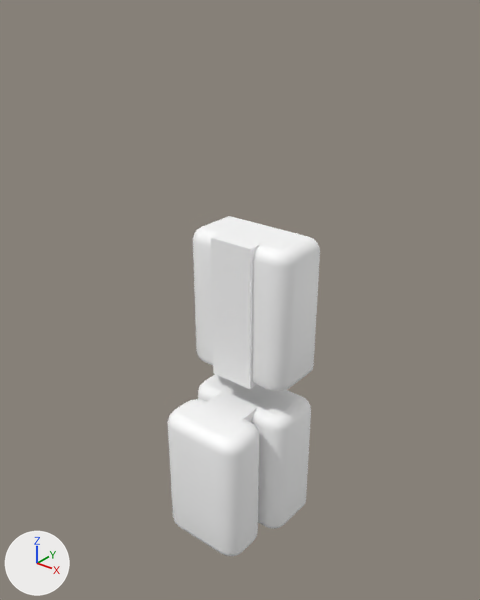
One commit to the FBX model Assets/Meshes/Elevator.fbx: the scene before it, then after it.
Before and after are seen from a 50 mm lens placed at (0.0612, -0.0741, 0.0918), pointed at (0.0013, 0.0008, 0.0454). Lighting does not change. The marker at lower left points along +X, +Y and +Z. Where no turn or scale is listed for an object, it has been applied to the vertices. Vertices at the same position are counted once.

In view in the first picture: 'Left_Top', 'Lift', 'Mesh', 'Right_Top'.
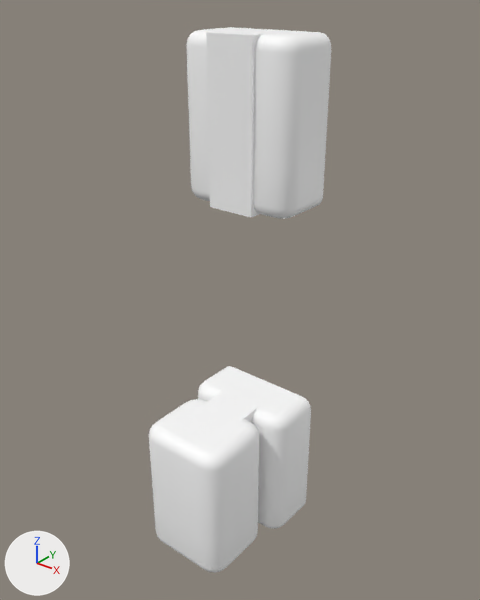
Changed parts and their boxes [x1, y1, x2, y2] in the pictures (480 x 600 px):
'Mesh', reshaped (14% wider, 60% taller): before [193, 216, 320, 529]; after [186, 27, 331, 529]
'Lift', reshaped (21% wider, 11% taller): before [168, 398, 259, 556]; after [149, 398, 259, 573]
'Left_Top', moved: before [230, 243, 251, 389]; after [229, 34, 252, 217]
'Right_Top', moved: before [211, 238, 231, 381]; after [206, 32, 230, 212]
part 1 of me_lift, cut back: before [168, 398, 248, 556]; after [149, 398, 248, 573]
part 2 of me_mesh, added: after [186, 27, 331, 219]
part 3 of me_mesh, deleted: before [193, 216, 320, 392]

What changed in the scene script:
```text
Change me_lift:
    used by ob_lift; location = (0.0, 0.0, 0.0)
    remove me_lift.from_pydata(...)  # 308 vertices, 341 faces; spans x -0.008..0.008, y -0.0095..0.0, z 0.0..0.025
    add me_lift.from_pydata(...)  # 308 vertices, 340 faces; spans x -0.008..0.008, y -0.014..0.0, z 0.0..0.025
    me_lift part 1
    2 faces are deleted
    144 vertices in x -0.008..0.008, y -0.0095..-0.0065, z 0.0..0.025 move by (0.0, -0.0045, 0.0)
    1 new face joins them
Change me_mesh:
    used by ob_mesh; location = (0.0, 0.0, 0.0)
    remove me_mesh.from_pydata(...)  # 384 vertices, 424 faces; spans x -0.01..0.01, y 0.0..0.01, z 0.0..0.055
    add me_mesh.from_pydata(...)  # 384 vertices, 424 faces; spans x -0.01..0.01, y 0.0..0.01, z 0.0..0.085
    me_mesh part 2: a new loose piece of 192 vertices spanning x -0.01..0.01, y 0.0..0.01, z 0.06..0.085, in mat_station (white #ffffff)
    me_mesh part 3: the loose piece of 192 vertices spanning x -0.01..0.01, y 0.0..0.01, z 0.03..0.055 is deleted
Change ob_right_top:
    ob_right_top.location: (-0.002, 0.0002, 0.03) -> (-0.002, 0.0002, 0.06)
Change ob_left_top:
    ob_left_top.location: (0.002, 0.0002, 0.03) -> (0.002, 0.0002, 0.06)
```
